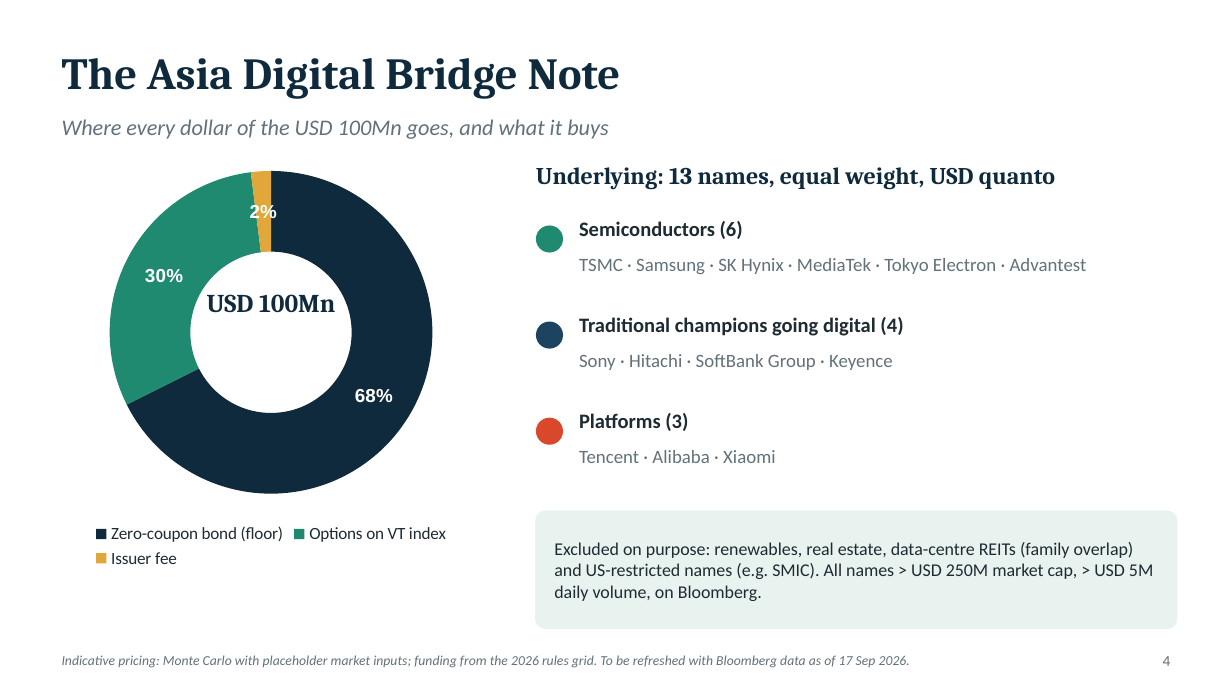
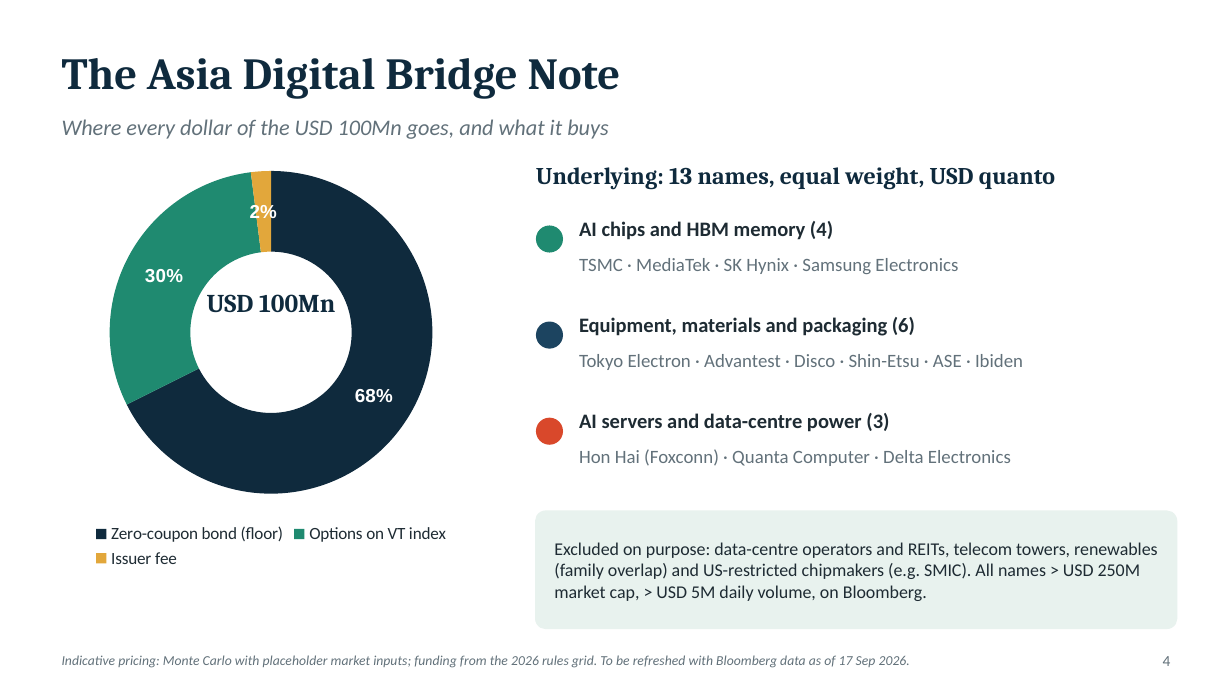
Before and after one commit to benjaminlhl/natixis-case-comp, a slide deck: slide 6 of deck/Asia-Digital-Bridge-Note.pptx. Drawn at 1232x693 pixels with LibreOffice and Linux fonts; fonts in the diff are those of the drawing. Boxes give left, top, right and bottom in pixels: in the first picture for what was removed or moved away, otherwise in the second. Text is boxed around its words. In the diff, an @@ line names an element or a change of style, - is before the commit and + after.

```diff
--- a/deck/Asia-Digital-Bridge-Note.pptx
+++ b/deck/Asia-Digital-Bridge-Note.pptx
@@ text at (579, 221, 833, 240): text changed @@
-Semiconductors (6)
+AI chips and HBM memory (4)
@@ text at (579, 258, 958, 274): text changed @@
-TSMC · Samsung · SK Hynix · MediaTek · Tokyo Electron · Advantest
+TSMC · MediaTek · SK Hynix · Samsung Electronics
@@ text at (579, 317, 915, 336): text changed @@
-Traditional champions going digital (4)
+Equipment, materials and packaging (6)
@@ text at (579, 354, 1023, 370): text changed @@
-Sony · Hitachi · SoftBank Group · Keyence
+Tokyo Electron · Advantest · Disco · Shin-Etsu · ASE · Ibiden
@@ text at (579, 413, 889, 432): text changed @@
-Platforms (3)
+AI servers and data-centre power (3)
@@ text at (579, 449, 1011, 466): text changed @@
-Tencent · Alibaba · Xiaomi
+Hon Hai (Foxconn) · Quanta Computer · Delta Electronics
@@ text at (554, 542, 1157, 601): text changed @@
-Excluded on purpose: renewables, real estate, data-centre REITs (family overlap) and US-restricted names (e.g. SMIC). All names > USD 250M market cap, > USD 5M daily volume, on Bloomberg.
+Excluded on purpose: data-centre operators and REITs, telecom towers, renewables (family overlap) and US-restricted chipmakers (e.g. SMIC). All names > USD 250M market cap, > USD 5M daily volume, on Bloomberg.
```
Also in this commit, not shown: 13 other slides changed, 7 other files.
